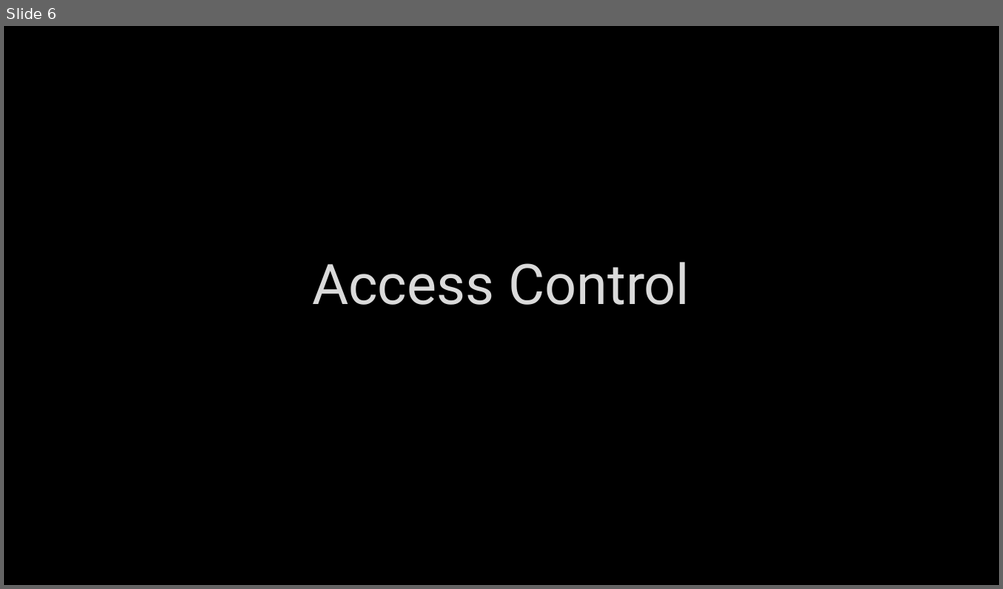
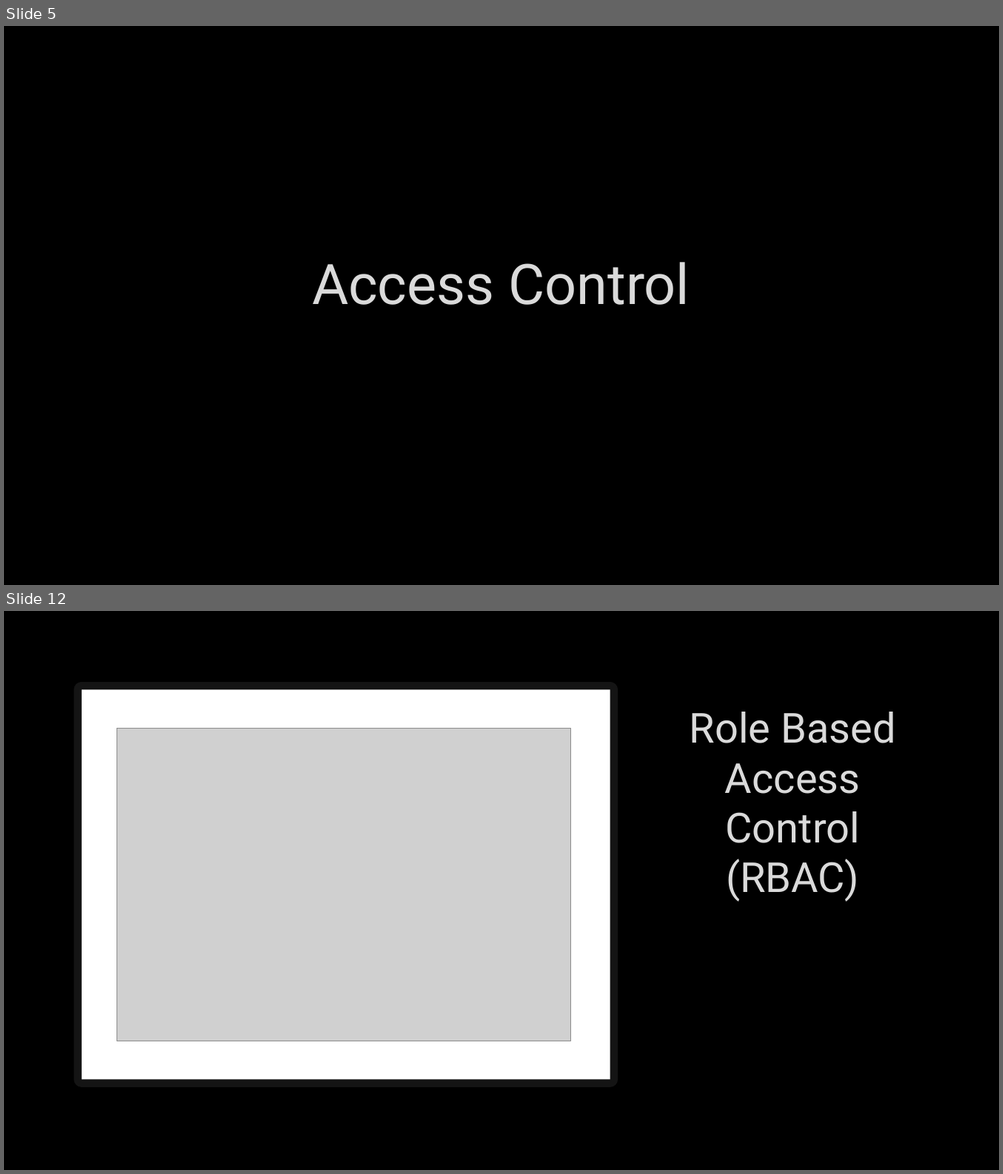
Before and after one commit to hexa-decim8/ISBPM, a slide deck: Class_Materials/Week_2/Day_1_Security_and_Architecture_WIP/ISBPM - Intro to Security.pptx. Shown one above the other, each under a label of ours: slide 6 before the commit, slides 5 and 12 after it; the slides between them are not shown. The pictures are 1003x589 and 1003x1174 pixels, drawn with LibreOffice and Linux fonts; fonts in the diff are those of the drawing; grey boxes stand for pictures; background and template pictures are left out. Boxes give left, top, right and bottom in pixels: in the first picture for what was removed or moved away, otherwise in the second. Text is boxed around its words. In the diff, an @@ line names an element or a change of style, - is before the commit and + after.

```diff
--- a/Class_Materials/Week_2/Day_1_Security_and_Architecture_WIP/ISBPM - Intro to Security.pptx
+++ b/Class_Materials/Week_2/Day_1_Security_and_Architecture_WIP/ISBPM - Intro to Security.pptx
@@ slide 12 added at <box>4,611,999,1170</box>, background picture (left out) @@
@@ rectangle added at <box>82,690,610,1080</box>, fill #FFFFFF, outline #FFFFFF 15 pt @@
@@ title added at <box>689,712,895,902</box>, 40 pt, text #DADADA @@
+Role Based Access Control (RBAC)
@@ picture added at <box>116,728,570,1041</box> @@
@@ what was slide 6 is now slide 5 @@
```
Also in this commit, not shown: 3 slides changed, 13 other slides added, 3 other files.
